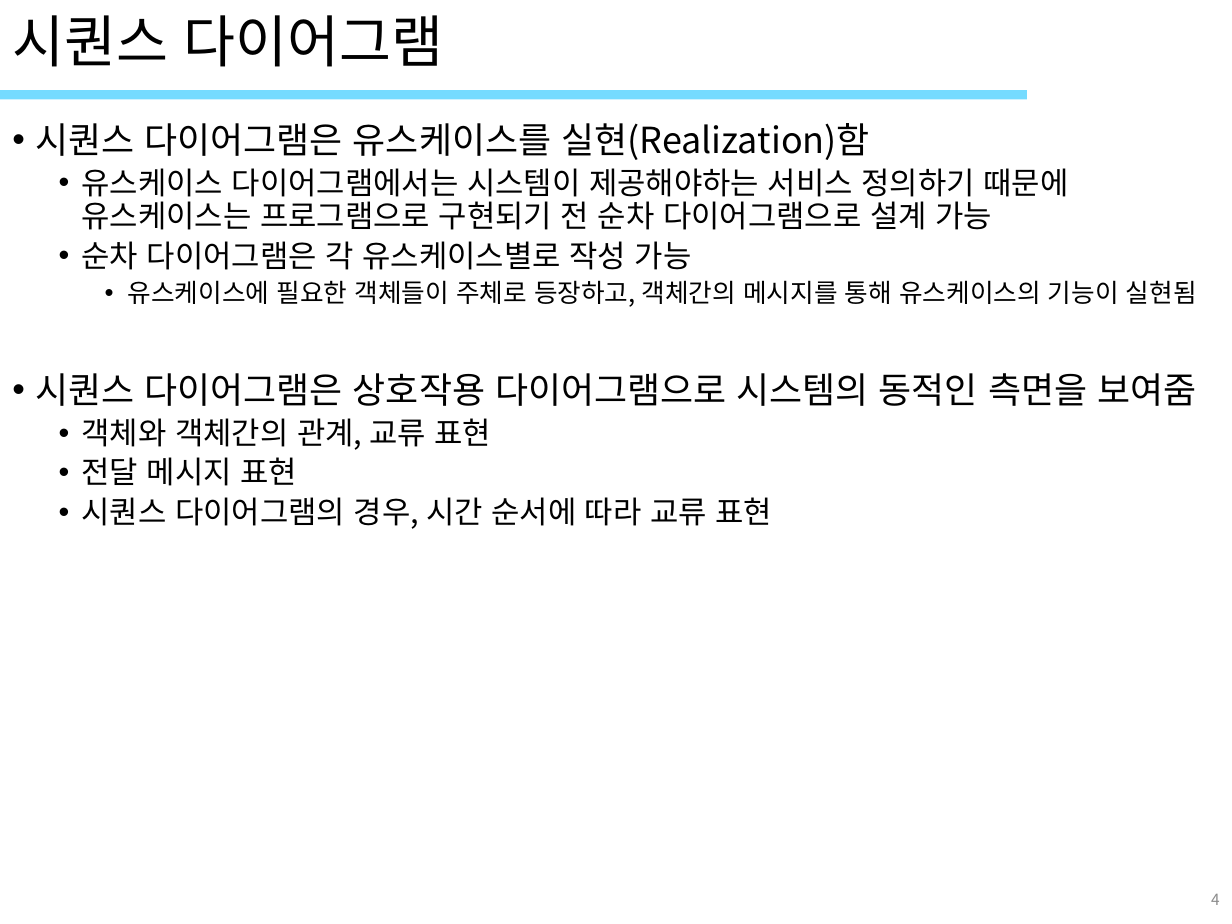
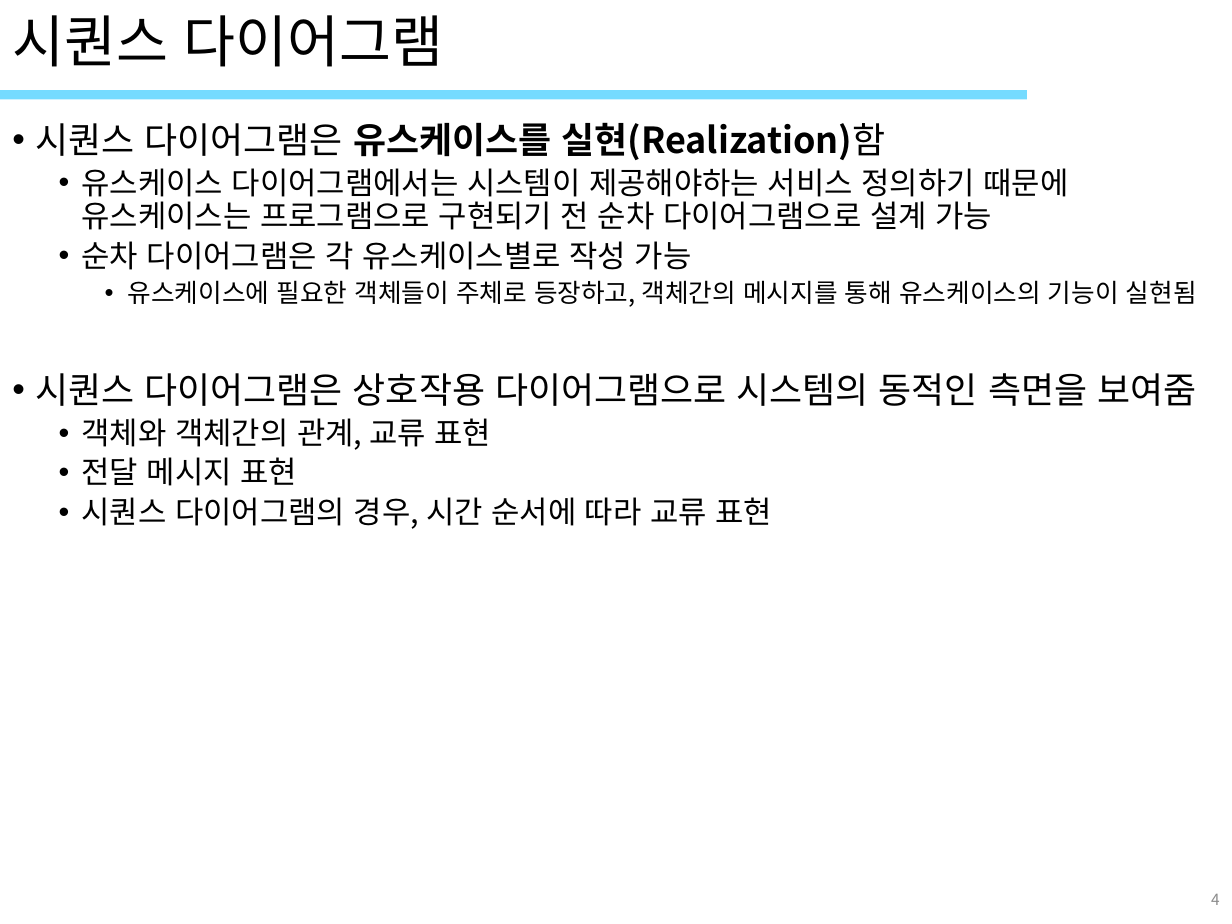
Before and after one commit to ImSeongMuk/study, a slide deck: slide 4 of UML/11_객체UML(시퀀스).pptx. Drawn at 1232x924 pixels with LibreOffice and Linux fonts; fonts in the diff are those of the drawing; background and template pictures are left out. Boxes give left, top, right and bottom in pixels: in the first picture for what was removed or moved away, otherwise in the second. Text is boxed around its words. In the diff, an @@ line names an element or a change of style, - is before the commit and + after.

Commit message:
20190924 시퀀스

```diff
--- a/UML/11_객체UML(시퀀스).pptx
+++ b/UML/11_객체UML(시퀀스).pptx
@@ text at [35, 122, 885, 160]: bold on in "유스케이스를 실현(Realization)함" @@
```
Also in this commit, not shown: 2 other slides changed, 1 other file.
